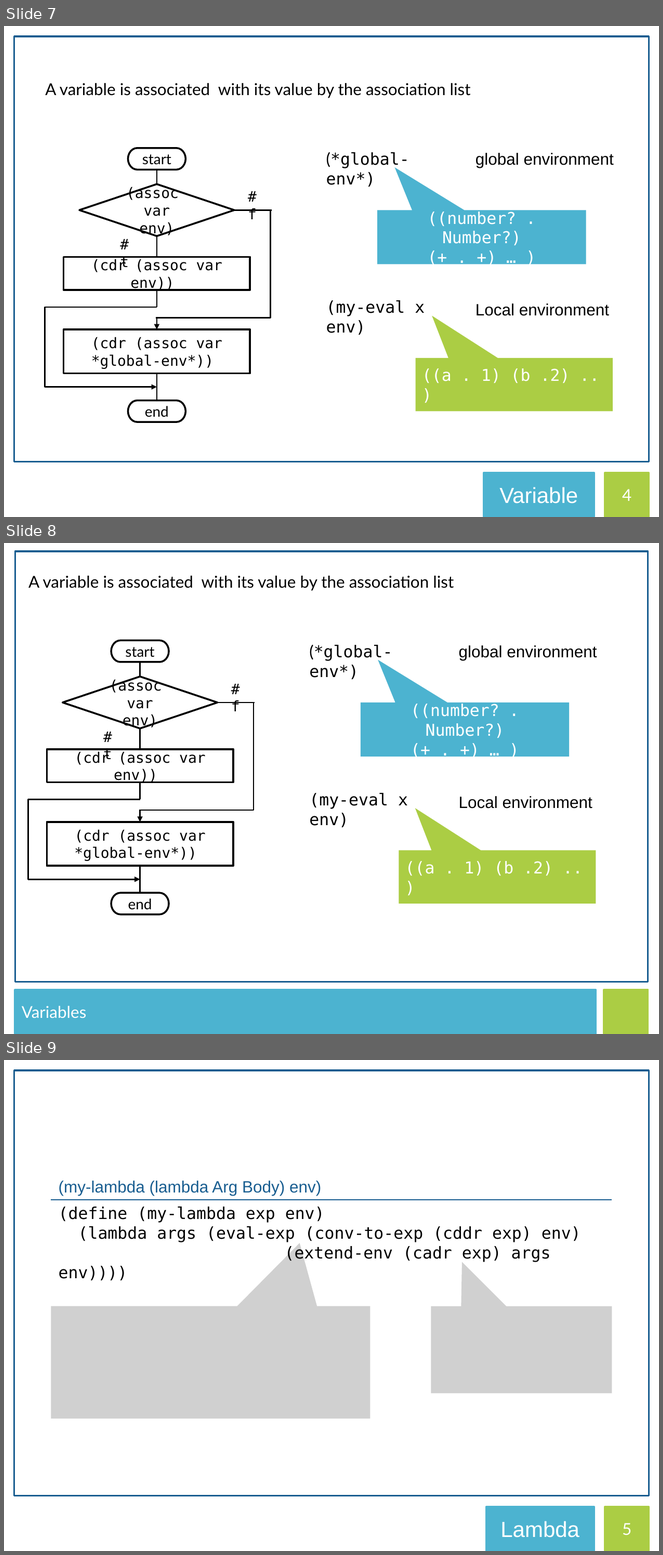
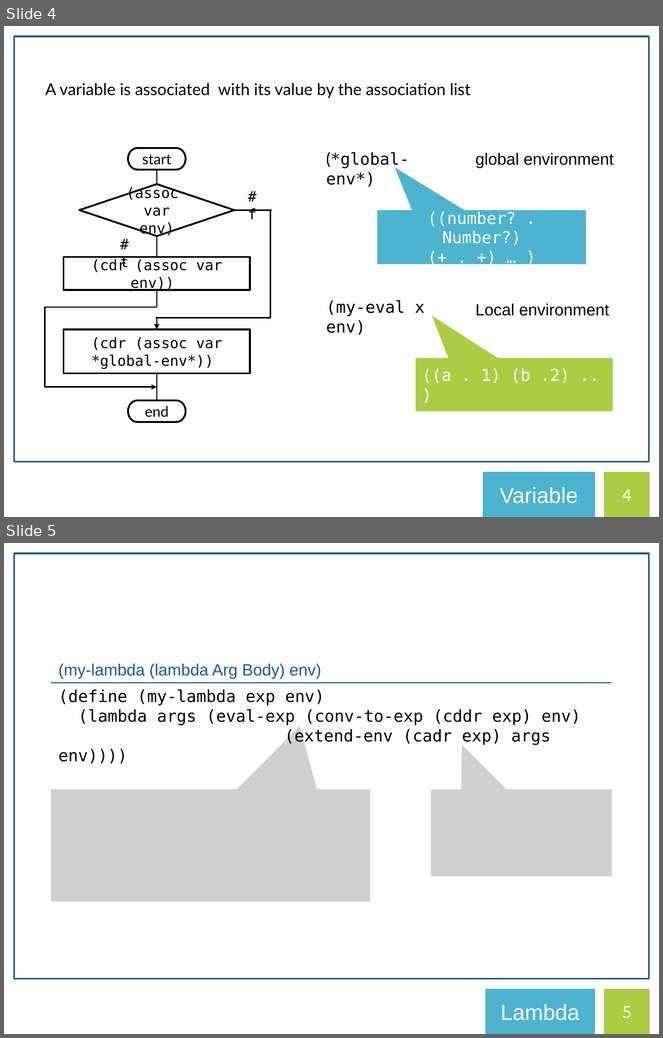
Before and after one commit to ryotaro612/scm, a slide deck: scm.pptx. Shown one above the other, each under a label of ours: slides 7, 8 and 9 before the commit, slides 4 and 5 after it. The pictures are 663x1555 and 663x1038 pixels, drawn with LibreOffice and Linux fonts; fonts in the diff are those of the drawing; grey boxes stand for pictures. Boxes give left, top, right and bottom in pixels: in the first picture for what was removed or moved away, otherwise in the second. Text is boxed around its words. In the diff, an @@ line names an element or a change of style, - is before the commit and + after.

```diff
--- a/scm.pptx
+++ b/scm.pptx
@@ slide 8 removed at <box>4,543,659,1034</box>, background #FFFFFF @@
@@ rectangle removed at <box>15,551,648,982</box> @@
@@ group removed at <box>28,575,597,914</box>: 7 texts, 5 lines, 2 pill shapes, 2 rectangles, 2 elbow lines, 2 arrows, 2 speech boxes, 1 diamond @@
-start
-(assoc
-var env)
-(cdr (assoc var env))
-(cdr (assoc var *global-env*))
-#t
-end
-#f
-A variable is associated with its value by the association list
-(*global-env*)
-(my-eval x env)
-Local environment
-global environment
-((a . 1) (b .2) .. )
-((number? . Number?)
-(+ . +) … )
@@ rectangle removed at <box>15,990,596,1034</box> @@
-Variables
@@ rectangle removed at <box>604,990,648,1034</box> @@
@@ what was slide 7 is now slide 4 @@
@@ what was slide 9 is now slide 5 @@
```
Also in this commit, not shown: 7 slides changed, 2 slides added, 3 other slides removed.
